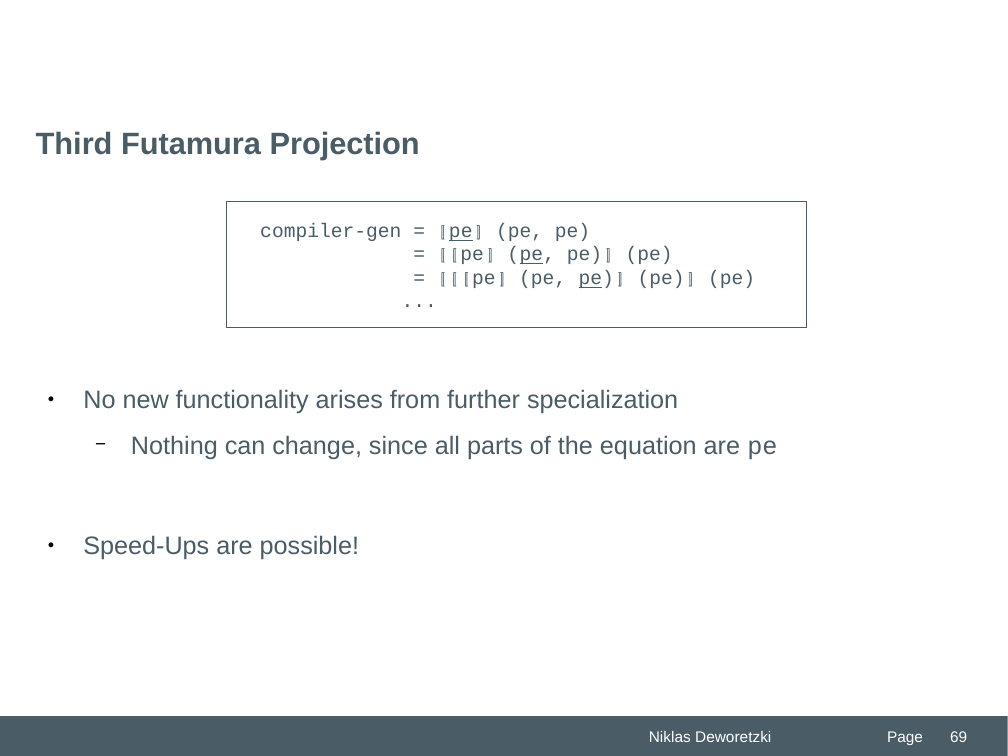
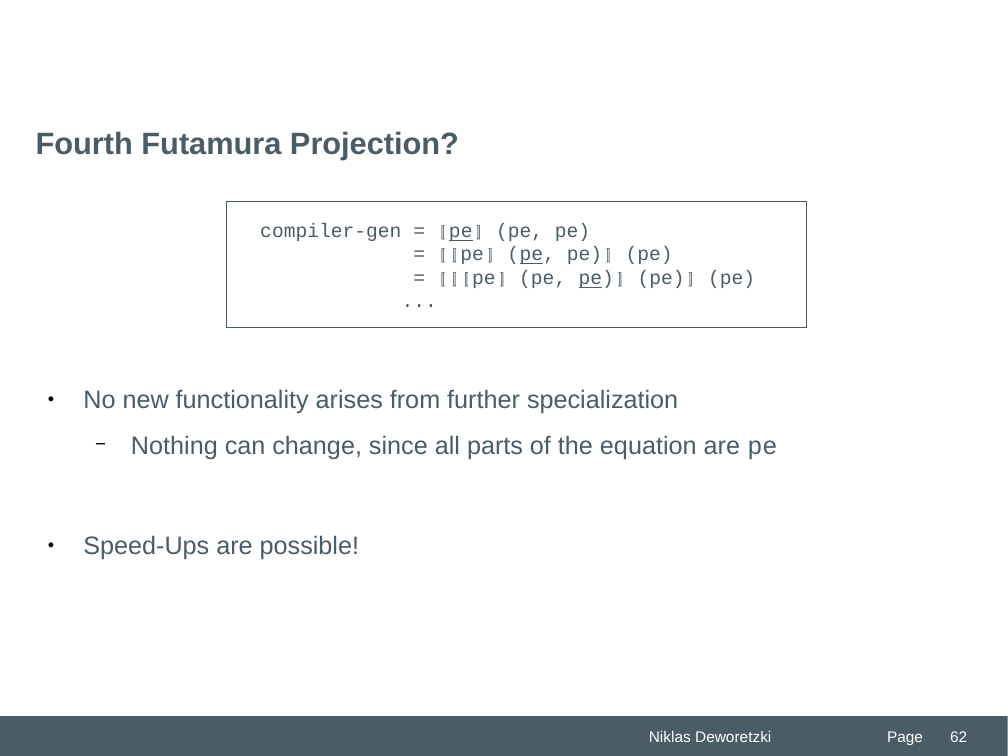
Before and after one commit to Niklas-Deworetzki/thm-masterseminar, a slide deck: slide 62 of paper/presentation/THM-Praesentation-FB06-MNI.odp (slide 69 before the commit). Drawn at 1008x756 pixels with LibreOffice and Linux fonts; fonts in the diff are those of the drawing; background and template pictures are left out. Boxes give left, top, right and bottom in pixels: in the first picture for what was removed or moved away, otherwise in the second. Text is boxed around its words. In the diff, an @@ line names an element or a change of style, - is before the commit and + after.

```diff
--- a/paper/presentation/THM-Praesentation-FB06-MNI.odp
+++ b/paper/presentation/THM-Praesentation-FB06-MNI.odp
@@ title at [36,131,459,160]: text changed @@
-Third Futamura Projection
+Fourth Futamura Projection?
@@ page number at [950,731,967,742]: text changed @@
-69
+62
```
Also in this commit, not shown: 9 other slides changed, 7 slides removed, 7 other files.
